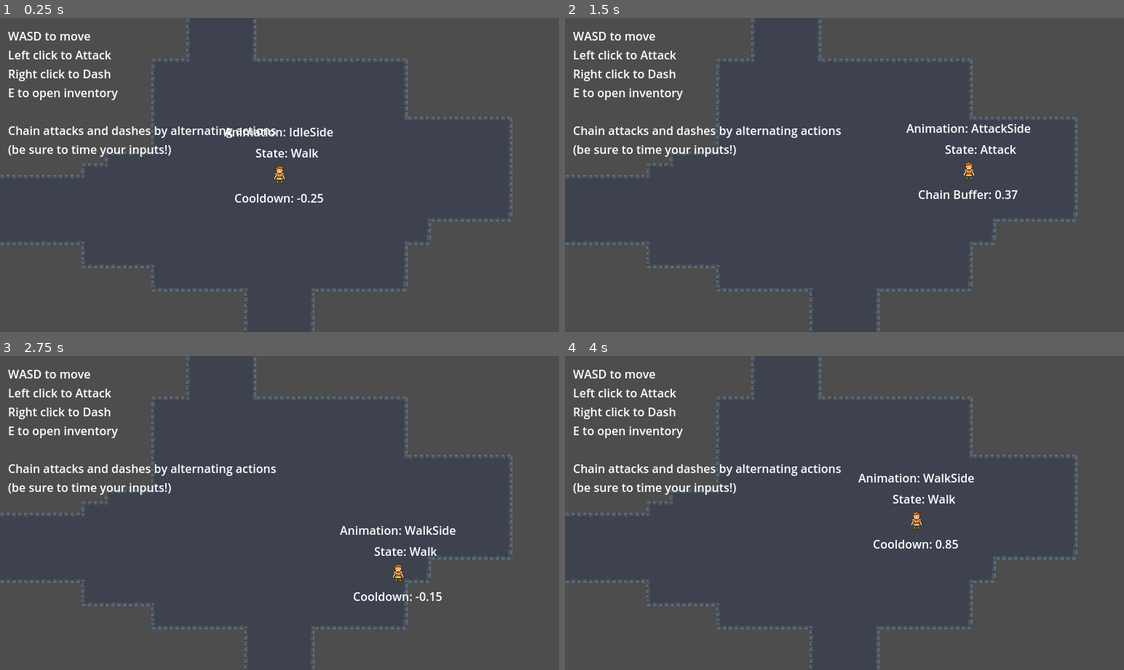
Above: before the commit, frames 1-4 (two rows, left to right).
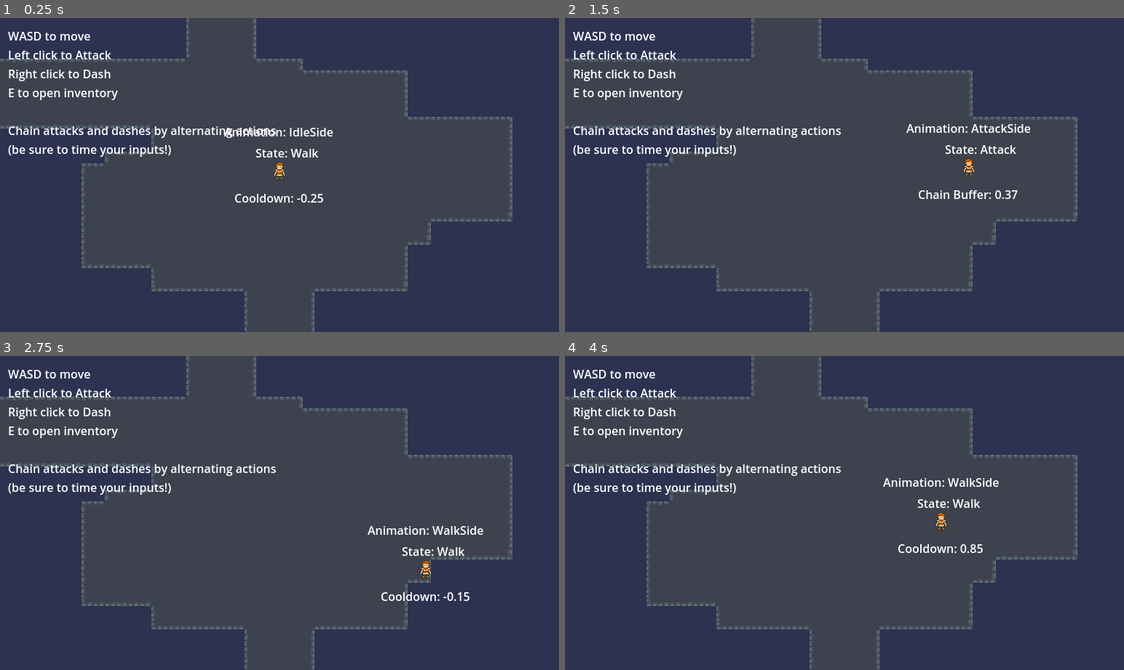
Above: after the commit, the same moments.

Repository: UVGDClub/PassTheGame_2024
Game: Godot game, scene res://src/proc_gen/GeneratingLevel.tscn
Two runs of this game, one before a commit and one after it. Both use one fixed random seed, a clock stepped at 60 frames per second and the inputs below.
Inputs (mouse positions are in pixels of both pictures, inside the frame that each line leads up to):
- Up to frame 1 (0.25 s): no input
- Up to frame 2 (1.5 s): tap Enter at 0.5, 1.25 s; move the mouse to (967, 159) at 0.52 s; hold D (right) 0.53-1.28 s; right-click (967, 159) at 0.6 s; move the mouse to (732, 190) at 1.27 s; hold S (down) from 1.28 s (still down); click (732, 190) at 1.35 s
- Up to frame 3 (2.75 s): right-click (167, 528) at 1.55 s; tap Enter at 2 s; move the mouse to (335, 443) at 2.02 s; release S (down) at 2.03 s; hold D (right) from 2.03 s (still down); right-click (335, 443) at 2.1 s
- Up to frame 4 (4 s): tap Enter at 2.75, 3.5 s; move the mouse to (816, 575) at 2.77 s; release D (right) at 2.78 s; hold W (up) 2.78-3.53 s; right-click (816, 575) at 2.85 s; move the mouse to (1012, 560) at 3.52 s; hold A (left) from 3.53 s (still down); click (1012, 560) at 3.6 s; right-click (1012, 560) at 3.8 s

The runs differ from the first frame. In frame 1, 42% of the frame differs, in the area x 0-100%, y 0-100%; in frame 2, 42%; in frame 3, 43%; in frame 4, 44%.

Commit message:
Final bug fix / renaming

Diff:
--- a/src/player/player.gd
+++ b/src/player/player.gd
@@ -45,6 +45,7 @@
 var dash_cooldown_timer = 0
 
 func _physics_process(delta):
+	print(dash_time)
 	get_input()
 	state_machine.physics_process(delta)
 	move_and_slide()
--- a/src/player/player.tscn
+++ b/src/player/player.tscn
@@ -8,7 +8,7 @@
 [ext_resource type="Texture2D" uid="uid://dovry1wq6dkj6" path="res://assets/art/player/player_NOT_TEMP.png" id="6_75jqq"]
 
 [sub_resource type="RectangleShape2D" id="RectangleShape2D_ccntx"]
-size = Vector2(18, 28)
+size = Vector2(6, 5)
 
 [sub_resource type="RectangleShape2D" id="RectangleShape2D_gsfch"]
 size = Vector2(16, 16)
@@ -110,6 +110,7 @@
 script = ExtResource("1_lho8y")
 
 [node name="TerrainShape2D" type="CollisionShape2D" parent="."]
+position = Vector2(0, 3.5)
 shape = SubResource("RectangleShape2D_ccntx")
 
 [node name="CardPickup" type="Area2D" parent="."]
@@ -177,6 +178,7 @@
 [node name="Flip" type="Node2D" parent="."]
 
 [node name="temp_Sprite" type="Sprite2D" parent="Flip"]
+position = Vector2(0, -5)
 texture = ExtResource("6_75jqq")
 
 [node name="Hurtbox" type="Area2D" parent="Flip"]
--- a/src/proc_gen/GeneratingLevel.gd
+++ b/src/proc_gen/GeneratingLevel.gd
@@ -4,10 +4,12 @@
 @onready var camera = $Camera2D
 @onready var player = $Player
 
-const ROOM_SIZE = Vector2(30, 15)
-const HALLWAY_LENGTH = Vector2(15, 15)
-
-const START_RECT_SIZE = Vector2(20, 18)
+@onready var card_pack = load("res://src/cards/card_pack/card_pack_pickup.tscn")
+
+const ROOM_SIZE = Vector2(30, 16)
+const HALLWAY_LENGTH = Vector2(20, 15)
+
+const START_RECT_SIZE = Vector2(20, 17)
 
 const EXTRA_RECT_NUM = 10
 const EXTRA_RECT_SIZE_MIN = Vector2(5, 5)
@@ -21,6 +23,8 @@
 const WALL_TILE_SET_ATLAS_COORDS = Vector2i(12,2)
 const VOID_TILE_SET_ATLAS_COORDS = Vector2i(16,3)
 
+const PACK_CHANCE_temp = 0.5
+
 var rooms_left = MAX_ROOMS
 
 var top_left = Vector2.ZERO
@@ -33,6 +37,7 @@
 func _ready():
 	generate_level()
 	display_level()
+	add_packs_to_rooms()
 
 func _process(delta):
 	update_camera()
@@ -154,53 +159,62 @@
 			var tile_coord = top_left + Vector2(x, y)
 			if tile_map.get_cell_atlas_coords(0, tile_coord) == Vector2i(-1, -1):
 				if adj_to_floor(tile_coord):
-					tile_map.set_cell(0, tile_coord, 2, Vector2(0, 0))
+					tile_map.set_cell(0, tile_coord, 0, Vector2(0, 0))
 					walls.push_back(tile_coord)
-				#else: tile_map.set_cell(0, tile_coord, 3, Vector2(0, 0))
-				# ⬆️ Uncommenting will f**k up the tile determination ⬆️
+				else: tile_map.set_cell(0, tile_coord, 0, VOID_TILE_SET_ATLAS_COORDS)
 	assignWalls()
 
 func assignWalls():
 	# Ugly code incoming
 	for wall in walls:
 		var number = 0;
-		if tile_map.get_cell_atlas_coords(0, Vector2(wall.x, wall.y - 1)) == Vector2i(-1, -1):
+		if tile_map.get_cell_atlas_coords(0, Vector2(wall.x, wall.y - 1)) == VOID_TILE_SET_ATLAS_COORDS:
 			number += 1
-		if tile_map.get_cell_atlas_coords(0, Vector2(wall.x + 1, wall.y)) == Vector2i(-1, -1):
+		if tile_map.get_cell_atlas_coords(0, Vector2(wall.x + 1, wall.y)) == VOID_TILE_SET_ATLAS_COORDS:
 			number += 2
-		if tile_map.get_cell_atlas_coords(0, Vector2(wall.x, wall.y + 1)) == Vector2i(-1, -1):
+		if tile_map.get_cell_atlas_coords(0, Vector2(wall.x, wall.y + 1)) == VOID_TILE_SET_ATLAS_COORDS:
 			number += 4
-		if tile_map.get_cell_atlas_coords(0, Vector2(wall.x - 1, wall.y)) == Vector2i(-1, -1):
+		if tile_map.get_cell_atlas_coords(0, Vector2(wall.x - 1, wall.y)) == VOID_TILE_SET_ATLAS_COORDS:
 			number += 8
 
-		# Why can't Godot have Switch statements :waa:
-		if number == 1:
-			tile_map.set_cell(0, wall, 1, Vector2(1, 0))
-		elif number == 2:
-			tile_map.set_cell(0, wall, 1, Vector2(4, 1))
-		elif number == 3:
-			tile_map.set_cell(0, wall, 1, Vector2(4, 0))
-		elif number == 4:
-			tile_map.set_cell(0, wall, 1, Vector2(1, 4))
-		elif number == 6:
-			tile_map.set_cell(0, wall, 1, Vector2(4, 4))
-		elif number == 8:
-			tile_map.set_cell(0, wall, 1, Vector2(0, 1))
-		elif number == 9:
-			tile_map.set_cell(0, wall, 1, Vector2(0, 0))
-		elif number == 12:
-			tile_map.set_cell(0, wall, 1, Vector2(0, 4))
-		elif number == 0:
-			if tile_map.get_cell_atlas_coords(0, Vector2(wall.x - 1, wall.y - 1)) == Vector2i(-1, -1):
-				tile_map.set_cell(0, wall, 4, Vector2(2, 2))
-			elif tile_map.get_cell_atlas_coords(0, Vector2(wall.x + 1, wall.y + 1)) == Vector2i(-1, -1):
-				tile_map.set_cell(0, wall, 4, Vector2(0, 0))
-			elif tile_map.get_cell_atlas_coords(0, Vector2(wall.x - 1, wall.y + 1)) == Vector2i(-1, -1):
-				tile_map.set_cell(0, wall, 4, Vector2(2, 0))
-			elif tile_map.get_cell_atlas_coords(0, Vector2(wall.x + 1, wall.y - 1)) == Vector2i(-1, -1):
-				tile_map.set_cell(0, wall, 4, Vector2(0, 2))
-			else: tile_map.set_cell(0, wall, 1, Vector2(1, 1))
-
+		match number:
+			1:
+				tile_map.set_cell(0, wall, 1, Vector2(1, 0))
+			2:
+				tile_map.set_cell(0, wall, 1, Vector2(4, 1))
+			3:
+				tile_map.set_cell(0, wall, 1, Vector2(4, 0))
+			4:
+				tile_map.set_cell(0, wall, 1, Vector2(1, 4))
+			6:
+				tile_map.set_cell(0, wall, 1, Vector2(4, 4))
+			8:
+				tile_map.set_cell(0, wall, 1, Vector2(0, 1))
+			9:
+				tile_map.set_cell(0, wall, 1, Vector2(0, 0))
+			12:
+				tile_map.set_cell(0, wall, 1, Vector2(0, 4))
+			0:
+				if tile_map.get_cell_atlas_coords(0, Vector2(wall.x - 1, wall.y - 1)) == Vector2i(-1, -1):
+					tile_map.set_cell(0, wall, 4, Vector2(2, 2))
+				elif tile_map.get_cell_atlas_coords(0, Vector2(wall.x + 1, wall.y + 1)) == Vector2i(-1, -1):
+					tile_map.set_cell(0, wall, 4, Vector2(0, 0))
+				elif tile_map.get_cell_atlas_coords(0, Vector2(wall.x - 1, wall.y + 1)) == Vector2i(-1, -1):
+					tile_map.set_cell(0, wall, 4, Vector2(2, 0))
+				elif tile_map.get_cell_atlas_coords(0, Vector2(wall.x + 1, wall.y - 1)) == Vector2i(-1, -1):
+					tile_map.set_cell(0, wall, 4, Vector2(0, 2))
+				else: tile_map.set_cell(0, wall, 1, Vector2(1, 1))
+
+func add_packs_to_rooms() -> void:
+	var rng: RandomNumberGenerator = RandomNumberGenerator.new()
+	for r in rooms.values():
+		# so that people aren't confused when they open the game
+		if r.grid_position == Vector2.ZERO: continue
+
+		if (rng.randf() < PACK_CHANCE_temp):
+			var new_card_pack = card_pack.instantiate()
+			new_card_pack.global_position = r.glo_pos
+			add_child(new_card_pack)
 
 func adj_to_floor(coord) -> bool:
 	var dirs = [Vector2(1,1),Vector2(0,1),Vector2(1,0),Vector2(-1,0),Vector2(0,-1),Vector2(-1,-1),Vector2(-1,1),Vector2(1,-1)]
--- a/src/proc_gen/GeneratingLevel.tscn
+++ b/src/proc_gen/GeneratingLevel.tscn
@@ -1,13 +1,13 @@
 [gd_scene load_steps=15 format=3 uid="uid://cd4lkys1wh1vn"]
 
 [ext_resource type="Script" path="res://src/proc_gen/GeneratingLevel.gd" id="1_xd3a0"]
-[ext_resource type="Texture2D" uid="uid://di478fqpjmgjb" path="res://assets/art/map/dungeon_tiles.png" id="2_8jqqr"]
-[ext_resource type="Texture2D" uid="uid://s48dobdvsdgk" path="res://assets/art/map/dungeon_walls.png" id="3_b311p"]
+[ext_resource type="Texture2D" uid="uid://di478fqpjmgjb" path="res://assets/art/map/dungeon_tiles_temp.png" id="2_8jqqr"]
+[ext_resource type="Texture2D" uid="uid://s48dobdvsdgk" path="res://assets/art/map/dungeon_walls_temp.png" id="3_b311p"]
 [ext_resource type="PackedScene" uid="uid://d3ym2eve3i077" path="res://src/player/player.tscn" id="3_tvj8y"]
-[ext_resource type="Texture2D" uid="uid://fext8rtnf2rt" path="res://assets/art/map/outside.png" id="4_apr4u"]
+[ext_resource type="Texture2D" uid="uid://fext8rtnf2rt" path="res://assets/art/map/outside_temp.png" id="4_apr4u"]
 [ext_resource type="PackedScene" uid="uid://doqkk4asrw2yh" path="res://src/ui/card_inventory/card_inventory.tscn" id="4_esyt6"]
-[ext_resource type="Texture2D" uid="uid://wbhbgd7gsobv" path="res://assets/art/map/dungeon_in_corners.png" id="5_p5uun"]
-[ext_resource type="Texture2D" uid="uid://6p304aqagvsm" path="res://assets/art/map/pixel-80x16.png" id="6_1juw1"]
+[ext_resource type="Texture2D" uid="uid://wbhbgd7gsobv" path="res://assets/art/map/dungeon_in_corners_temp.png" id="5_p5uun"]
+[ext_resource type="Texture2D" uid="uid://6p304aqagvsm" path="res://assets/art/map/pixel-80x16_temp.png" id="6_1juw1"]
 
 [sub_resource type="TileSetAtlasSource" id="TileSetAtlasSource_a8817"]
 texture = ExtResource("2_8jqqr")
Renamed: assets/art/map/dungeon_in_corners.png -> assets/art/map/dungeon_in_corners_temp.png
Not shown, changed: assets/art/map/dungeon_in_corners_temp.png.import
Renamed: assets/art/map/dungeon_tiles.png -> assets/art/map/dungeon_tiles_temp.png
Not shown, changed: assets/art/map/dungeon_tiles_temp.png.import
Renamed: assets/art/map/dungeon_walls.png -> assets/art/map/dungeon_walls_temp.png
Not shown, changed: assets/art/map/dungeon_walls_temp.png.import
Renamed: assets/art/map/outside.png -> assets/art/map/outside_temp.png
Not shown, changed: assets/art/map/outside_temp.png.import
Renamed: assets/art/map/pixel-80x16.png -> assets/art/map/pixel-80x16_temp.png
Not shown, changed: assets/art/map/pixel-80x16_temp.png.import
Not shown, changed: assets/art/map/pixil-frame-0_temp.png.import
